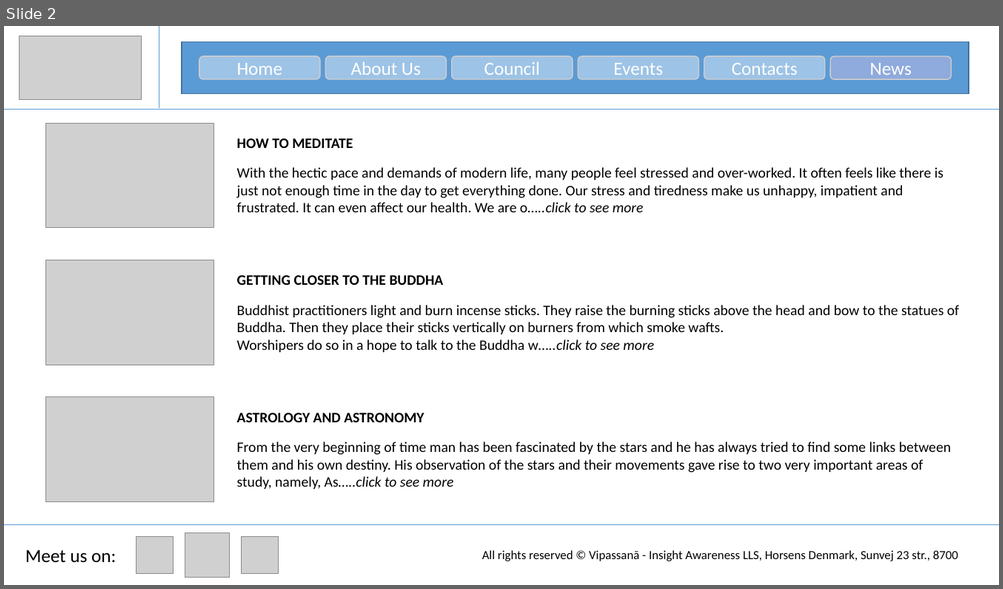
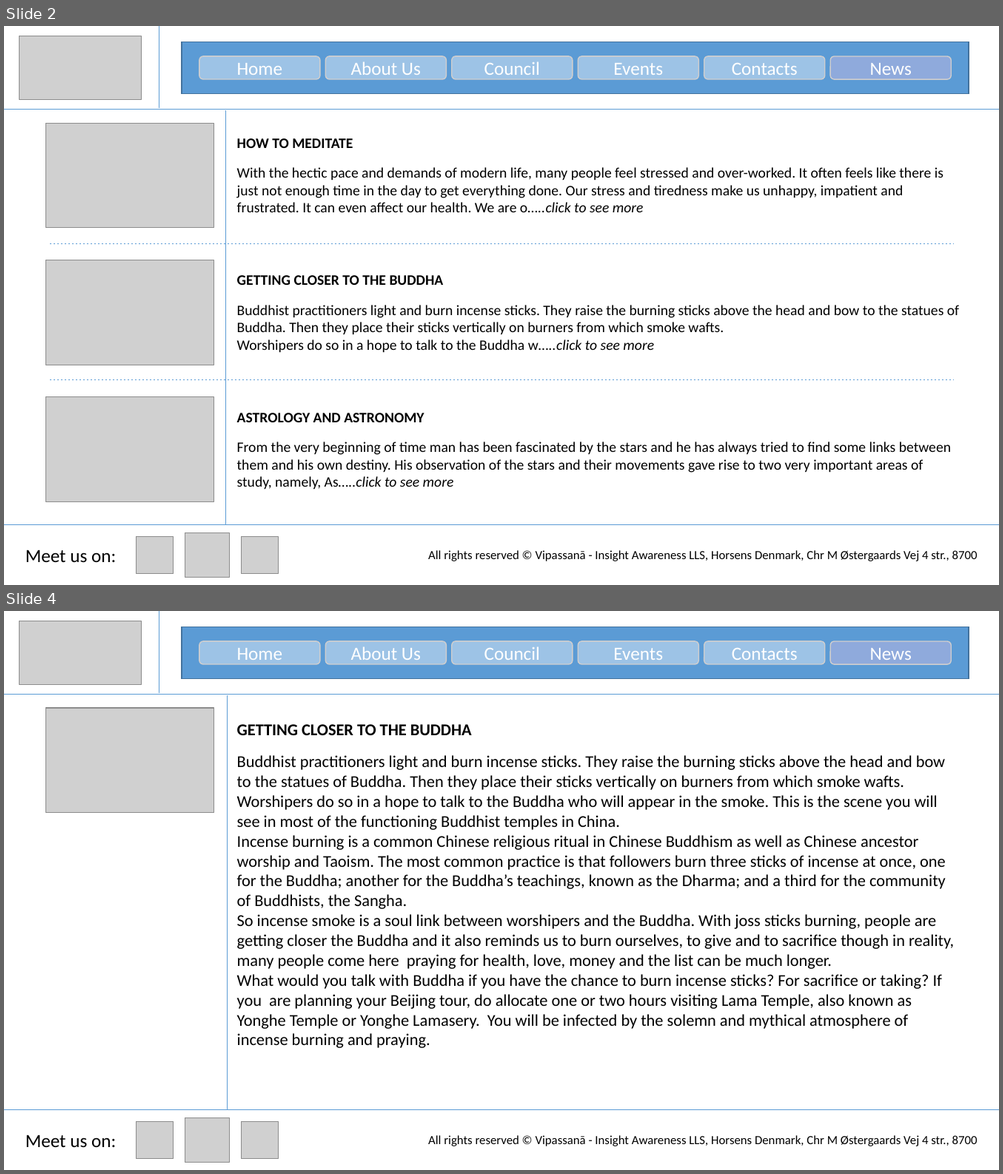
Before and after one commit to zeintaha/RWD, a slide deck: Temporary/Webpge.pptx. Shown one above the other, each under a label of ours: slide 2 before the commit, slides 2 and 4 after it; the slides between them are not shown. The pictures are 1003x589 and 1003x1174 pixels, drawn with LibreOffice and Linux fonts; fonts in the diff are those of the drawing; grey boxes stand for pictures. Boxes give left, top, right and bottom in pixels: in the first picture for what was removed or moved away, otherwise in the second. Text is boxed around its words. In the diff, an @@ line names an element or a change of style, - is before the commit and + after.

```diff
--- a/Temporary/Webpge.pptx
+++ b/Temporary/Webpge.pptx
@@ slide 4 added at <box>4,611,999,1170</box>, background #FFFFFF @@
@@ picture added at <box>19,621,142,685</box> @@
@@ line added from (159, 611) to (159, 693), #5B9BD5 0.5 pt @@
@@ rectangle added at <box>182,627,968,679</box>, fill #5B9BD5, outline #43739E 1 pt @@
@@ rounded rectangle added at <box>199,641,320,665</box>, fill #9DC3E6, outline #D0CECE 1 pt, 18 pt, text #FFFFFF @@
+Home
@@ rounded rectangle added at <box>326,641,447,665</box>, fill #9DC3E6, outline #D0CECE 1 pt, 18 pt, text #FFFFFF @@
+About Us
@@ rounded rectangle added at <box>452,641,572,665</box>, fill #9DC3E6, outline #D0CECE 1 pt, 18 pt, text #FFFFFF @@
+Council
@@ rounded rectangle added at <box>578,641,699,665</box>, fill #9DC3E6, outline #D0CECE 1 pt, 18 pt, text #FFFFFF @@
+Events
@@ rounded rectangle added at <box>704,641,825,665</box>, fill #9DC3E6, outline #D0CECE 1 pt, 18 pt, text #FFFFFF @@
+Contacts
@@ rounded rectangle added at <box>830,641,950,665</box>, fill #8FAADC, outline #D0CECE 1 pt, 18 pt, text #FFFFFF @@
+News
@@ line added from (4, 695) to (999, 695), #5B9BD5 0.5 pt @@
@@ line added from (227, 696) to (227, 1111), #5B9BD5 0.5 pt @@
@@ picture added at <box>45,708,213,813</box> @@
@@ text added at <box>237,724,953,1048</box>, 16 pt, text #000000 @@
+GETTING CLOSER TO THE BUDDHA
+Buddhist practitioners light and burn incense sticks. They raise the burning sticks above the head and bow to the statues of Buddha. Then they place their sticks vertically on burners from which smoke wafts.
+Worshipers do so in a hope to talk to the Buddha who will appear in the smoke. This is the scene you will see in most of the functioning Buddhist temples in China.
+Incense burning is a common Chinese religious ritual in Chinese Buddhism as well as Chinese ancestor worship and Taoism. The most common practice is that followers burn three sticks of incense at once, one for the Buddha; another for the Buddha’s teachings, known as the Dharma; and a third for the community of Buddhists, the Sangha.
+So incense smoke is a soul link between worshipers and the Buddha. With joss sticks burning, people are getting closer the Buddha and it also reminds us to burn ourselves, to give and to sacrifice though in reality, many people come here praying for health, love, money and the list can be much longer.
+What would you talk with Buddha if you have the chance to burn incense sticks? For sacrifice or taking? If you are planning your Beijing tour, do allocate one or two hours visiting Lama Temple, also known as Yonghe Temple or Yonghe Lamasery. You will be infected by the solemn and mythical atmosphere of incense burning and praying.
@@ line added from (4, 1111) to (999, 1111), #5B9BD5 0.5 pt @@
@@ picture added at <box>185,1119,229,1163</box> @@
@@ text added at <box>25,1135,116,1148</box>, 18 pt, text #000000 @@
+Meet us on:
@@ picture added at <box>136,1122,173,1159</box> @@
@@ picture added at <box>242,1122,279,1159</box> @@
@@ text added at <box>428,1136,977,1147</box>, 12 pt, text #000000 @@
+All rights reserved © Vipassanā - Insight Awareness LLS, Horsens Denmark, Chr M Østergaards Vej 4 str., 8700
@@ slide 2 changed as well @@
@@ line added from (225, 111) to (225, 526), #5B9BD5 0.5 pt @@
@@ line added from (50, 244) to (954, 244), #5B9BD5 0.5 pt dashed @@
@@ line added from (50, 380) to (954, 380), #5B9BD5 0.5 pt dashed @@
@@ text at <box>428,551,977,562</box>: text changed @@
-All rights reserved © Vipassanā - Insight Awareness LLS, Horsens Denmark, Sunvej 23 str., 8700
+All rights reserved © Vipassanā - Insight Awareness LLS, Horsens Denmark, Chr M Østergaards Vej 4 str., 8700
```
Also in this commit, not shown: 1 other slide changed, 5 other slides added, 1 other file.
